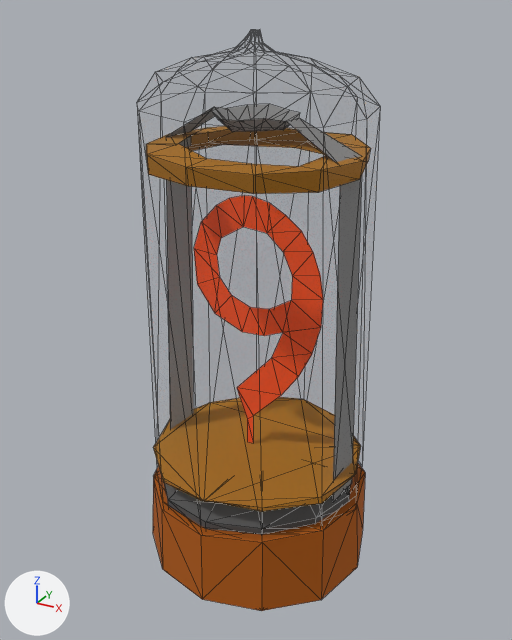
The glTF model SpotTheDifference/models/obj_num09_base.gltf: old version first, new version second.
One viewpoint serves both versions: a 50 mm lens placed at (0.419, -0.77, 0.739), pointed at (-0.003, -0.002, 0.355). Every picture has the same lights, and +X, +Y and +Z are marked at lower left. Mesh edges are drawn as thin lines. Objects named as collision shapes, trigger or cutter boxes, shadow casters or lower levels of detail are left out. Vertices at the same position are counted once.

The scene before the commit, as lines of its bpy script (objects in view):
```python
me_cylinder_194 = bpy.data.meshes.new('Cylinder.194')
me_cylinder_194.from_pydata(...)  # 347 vertices, 583 faces; spans x -0.162..0.163, y -0.161..0.162, z -0.002..0.717
# faces by material slot: [371, 212]
me_cylinder_194.materials.append(mat_obj_global_steampunk01)
me_cylinder_194.materials.append(mat_obj_global_glass)
# before: 144 (0.017, -0.028, 0.608) at pixel (260, 130), 145 (0.003, -0.039, 0.609) at pixel (245, 131), 146 (-0.014, -0.039, 0.607) at pixel (232, 131), 147 (-0.027, -0.027, 0.611), 148 (-0.036, -0.009, 0.61)
# before: 149 (-0.036, 0.012, 0.611) at pixel (238, 120), 150 (-0.028, 0.029, 0.611) at pixel (250, 119), 151 (-0.013, 0.039, 0.608), 152 (0.005, 0.039, 0.605), 153 (0.02, 0.027, 0.605) at pixel (284, 127)
# before: 154 (0.028, 0.009, 0.605) at pixel (283, 130), 155 (0.027, -0.011, 0.608) at pixel (274, 129), 156 (0.029, -0.042, 0.625) at pixel (263, 118), 157 (0.007, -0.06, 0.623) at pixel (238, 120), 158 (-0.041, -0.041, 0.629) at pixel (211, 110)
# before: 159 (-0.055, -0.013, 0.63) at pixel (214, 106), 160 (-0.021, -0.061, 0.623) at pixel (217, 119), 161 (0.045, -0.018, 0.62) at pixel (286, 121), 162 (0.046, 0.014, 0.62) at pixel (299, 117), 163 (0.034, 0.042, 0.622) at pixel (300, 112)
# before: 164 (0.011, 0.061, 0.621) at pixel (289, 110), 165 (-0.017, 0.059, 0.628) at pixel (269, 103), 166 (-0.041, 0.045, 0.627) at pixel (247, 104), 167 (-0.055, 0.019, 0.625) at pixel (227, 108)
# before: 203 (0.091, 0.0, 0.363) at pixel (321, 327), 218 (0.008, 0.0, 0.333) at pixel (264, 335), 219 (0.037, 0.0, 0.344) at pixel (282, 332), 229 (0.048, 0.0, 0.392) at pixel (291, 300), 230 (0.016, 0.0, 0.373) at pixel (269, 309)
# before: 238 (0.036, 0.0, 0.344) at pixel (282, 332)
ob_obj_num09_base = bpy.data.objects.new('obj_num09_base', me_cylinder_194)
ob_obj_num09_base.location = (0.0, 0.0, 0.0)
```
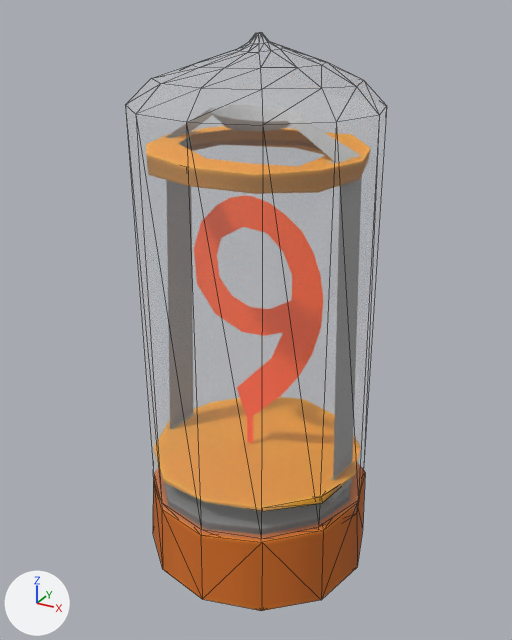
Pixel boxes [x1, y1, x2, y2] of what changed, in the pictures (512 x 640 px; the box of a moved part takes in the faces that stretch with it):
'obj_num09_glass', added: after [125, 32, 387, 540]
'obj_num09_base', reshaped: before [146, 104, 371, 611]; after [153, 470, 365, 611]
part 1 of me_cylinder_194, moved or reshaped: before [153, 399, 361, 511]; after [306, 492, 328, 500]
part 2 of me_cylinder_194, moved or reshaped (not visible afterwards): before [166, 104, 361, 162]
part 3 of me_cylinder_194, moved or reshaped (not visible afterwards): before [264, 300, 321, 336]
part 4 of me_cylinder_194, recoloured: before [146, 126, 371, 611]; after [153, 470, 365, 611]

The change, as a diff of the scene's bpy script:
```diff
--- a/SpotTheDifference/models/obj_num09_base.gltf.py
+++ b/SpotTheDifference/models/obj_num09_base.gltf.py
@@ img_obj_num09_base @@
+img_obj_num09_base = load_image('obj_num09_base', 'textures/obj_num09_base.jpg', 1024, 1024, 'sRGB')
@@ mat_obj_num09_base @@
+mat_obj_num09_base = bpy.data.materials.new('obj_num09_base')
+# uses the picture img_obj_num09_base
@@ mat_obj_num00_glass @@
+mat_obj_num00_glass = principled_material('obj_num00_glass')
+mat_obj_num00_glass.base_color = (1.0, 1.0, 1.0)  # white #ffffff
+mat_obj_num00_glass.roughness = 1.0
+mat_obj_num00_glass.alpha = 0.1
@@ me_cylinder_194 @@
 # used by ob_obj_num09_base; location = (0.0, 0.0, 0.0)
 # verts and faces of me_cylinder_194; kept vertices keep their numbers, new ones are numbered from 347
-me_cylinder_194.from_pydata(...)  # 347 vertices, 583 faces; spans x -0.162..0.163, y -0.161..0.162, z -0.002..0.717
-me_cylinder_194.materials.append(mat_obj_global_glass)
+me_cylinder_194.from_pydata(...)  # 237 vertices, 368 faces; spans x -0.162..0.163, y -0.161..0.162, z -0.002..0.628
+# me_cylinder_194 part 1
+# 2 vertices are removed from x 0.129..0.13, y 0.074..0.075, z 0.152
+# 12 faces are deleted
+# 2 vertices move from x 0.001, y -0.149..-0.147, z 0.155..0.156 to x 0.001, y -0.149..-0.147, z 0.154..0.157
+# 1 vertex is added at (0.129, 0.075, 0.152)
+# 10 new faces join them
+# me_cylinder_194 part 2
+verts[144] = (0.018, -0.029, 0.608)  # moved
+verts[145] = (0.0, -0.036, 0.608)  # moved
+verts[146] = (-0.018, -0.033, 0.608)  # moved
+verts[147] = (-0.033, -0.022, 0.608)  # moved
+verts[148] = (-0.041, -0.005, 0.608)  # moved
+verts[149] = (-0.038, 0.014, 0.608)  # moved
+verts[150] = (-0.027, 0.029, 0.608)  # moved
+verts[151] = (-0.009, 0.036, 0.608)  # moved
+verts[152] = (0.009, 0.034, 0.608)  # moved
+verts[153] = (0.024, 0.023, 0.608)  # moved
+verts[154] = (0.032, 0.005, 0.608)  # moved
+verts[155] = (0.029, -0.014, 0.608)  # moved
+verts[156] = (0.03, -0.044, 0.622)  # moved
+verts[157] = (0.003, -0.056, 0.624)  # moved
+verts[158] = (-0.05, -0.035, 0.627)  # moved
+verts[159] = (-0.061, -0.008, 0.628)  # moved
+verts[160] = (-0.026, -0.053, 0.626)  # moved
+verts[161] = (0.048, -0.021, 0.621)  # moved
+verts[162] = (0.051, 0.008, 0.621)  # moved
+verts[163] = (0.04, 0.036, 0.621)  # moved
+verts[164] = (0.016, 0.053, 0.623)  # moved
+verts[165] = (-0.013, 0.057, 0.625)  # moved
+verts[166] = (-0.04, 0.045, 0.627)  # moved
+verts[167] = (-0.058, 0.021, 0.628)  # moved
+# me_cylinder_194 part 3
+delete_vertices([219])  # with the faces that use them
+faces += [(229, 230, 238), (218, 238, 230), (203, 229, 238)]
+# me_cylinder_194 part 4: 355 faces spanning x -0.162..0.163, y -0.161..0.162, z -0.002..0.628 switch from mat_obj_global_steampunk01 to mat_obj_num09_base
@@ me_mesh_060 @@
+me_mesh_060.from_pydata(...)  # 108 vertices, 212 faces; spans x -0.156..0.157, y -0.156..0.154, z 0.074..0.713
+me_mesh_060.materials.append(mat_obj_num00_glass)  # white #ffffff
@@ ob_obj_num09_glass @@
+ob_obj_num09_glass = bpy.data.objects.new('obj_num09_glass', me_mesh_060)
+ob_obj_num09_glass.location = (0.0, 0.0, 0.0)
```
